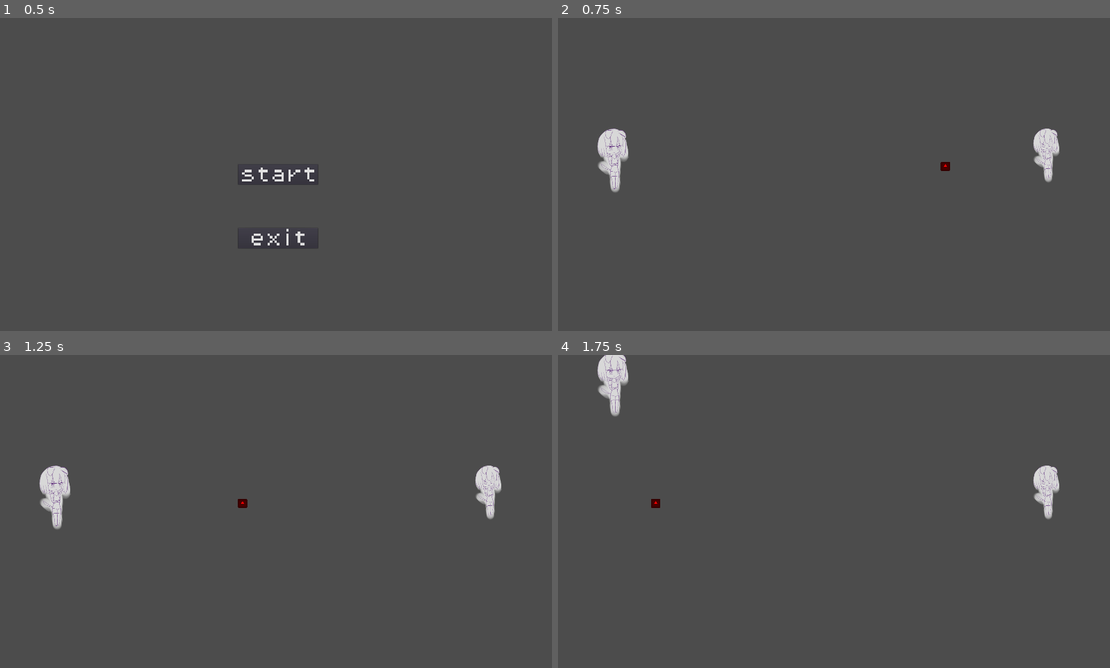
Above: before the commit, frames 1-4 (two rows, left to right).
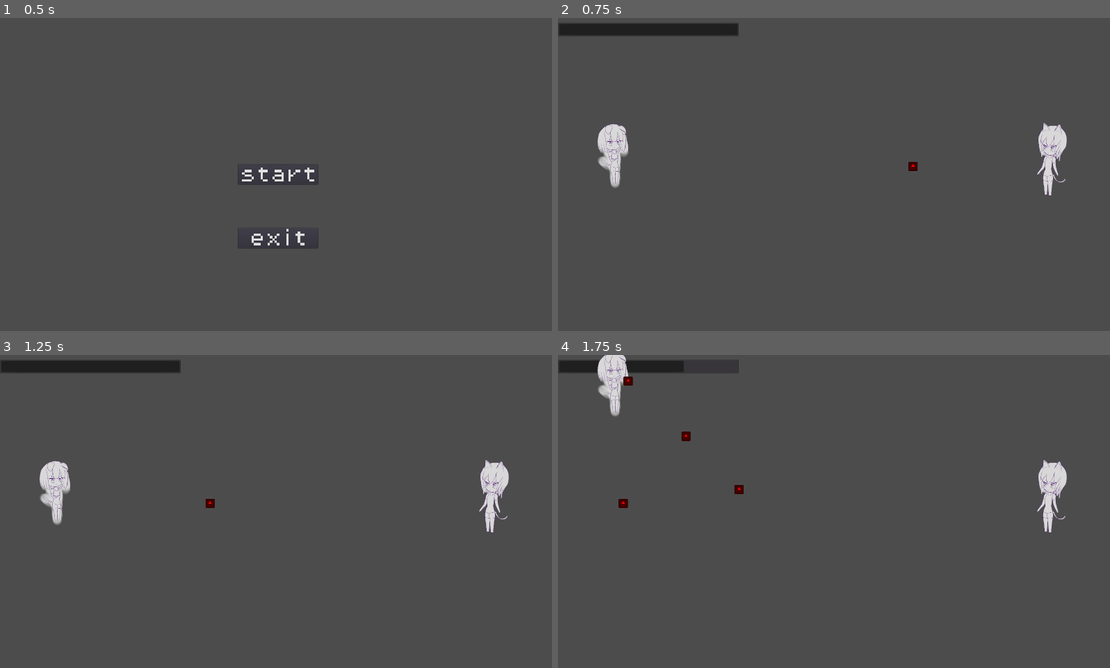
Above: after the commit, the same moments.

Repository: BeatMil/cat_vs_dog
Game: Godot game, scene res://scene/mainmenu.tscn
Same seed, same stepped clock (60 frames per second), same inputs: the game is played once before the commit and once after it. The engine's default icon, where the game draws it, is replaced by a stand-in: a white triangle on a blue panel in a dark square.
Inputs:
- Up to frame 1 (0.5 s): no input
- Up to frame 2 (0.75 s): click "start" at 0.5 s
- Up to frame 3 (1.25 s): no input
- Up to frame 4 (1.75 s): hold O (p1_up) from 1.28 s (still down); hold E (p1_attack) from 1.28 s (still down)

Frame 1 is identical in both runs. In frame 2, 2.4% of the frame differs, in the area x 0-93%, y 1-57%; in frame 3, 2.4%; in frame 4, 1.5%.

Commit message:
added normal_attack and hp_bar

Diff:
--- a/prefabs/normal_attack.tscn
+++ b/prefabs/normal_attack.tscn
@@ -24,3 +24,6 @@
 modulate = Color( 1, 0, 0, 1 )
 scale = Vector2( 0.5, 0.5 )
 texture = ExtResource( 1 )
+
+[node name="VisibilityNotifier2D" type="VisibilityNotifier2D" parent="."]
+[connection signal="screen_exited" from="VisibilityNotifier2D" to="." method="_on_VisibilityNotifier2D_screen_exited"]
--- a/scene/fight.tscn
+++ b/scene/fight.tscn
@@ -1,10 +1,12 @@
-[gd_scene load_steps=8 format=2]
+[gd_scene load_steps=9 format=2]
 
-[ext_resource path="res://prefabs/cat.tscn" type="PackedScene" id=1]
+[ext_resource path="res://media/cat/cat.png" type="Texture" id=1]
 [ext_resource path="res://prefabs/dog.tscn" type="PackedScene" id=2]
 [ext_resource path="res://script/fight.gd" type="Script" id=3]
 [ext_resource path="res://script/p1.gd" type="Script" id=4]
 [ext_resource path="res://prefabs/normal_attack.tscn" type="PackedScene" id=5]
+
+[sub_resource type="DynamicFont" id=3]
 
 [sub_resource type="RectangleShape2D" id=1]
 extents = Vector2( 10, 95.9996 )
@@ -15,43 +17,62 @@
 [node name="fight" type="Node2D"]
 script = ExtResource( 3 )
 
-[node name="p1" type="KinematicBody2D" parent="."]
-position = Vector2( 192, 480 )
+[node name="P1" type="Node2D" parent="."]
+
+[node name="hp_bar" type="ProgressBar" parent="P1"]
+margin_top = 16.0001
+margin_right = 624.0
+margin_bottom = 64.0001
+custom_fonts/font = SubResource( 3 )
+max_value = 10.0
+step = 1.0
+value = 10.0
+__meta__ = {
+"_edit_use_anchors_": false
+}
+
+[node name="p1" type="KinematicBody2D" parent="P1"]
+position = Vector2( 192, 464 )
 rotation = 0.00286608
 script = ExtResource( 4 )
 __meta__ = {
 "_edit_group_": true
 }
 
-[node name="dog" parent="p1" instance=ExtResource( 2 )]
+[node name="dog" parent="P1/p1" instance=ExtResource( 2 )]
 scale = Vector2( 0.5, 0.5 )
 
-[node name="ftime" type="Timer" parent="p1"]
+[node name="ftime" type="Timer" parent="P1/p1"]
 wait_time = 0.2
 one_shot = true
 
-[node name="dtime" type="Timer" parent="p1"]
+[node name="dtime" type="Timer" parent="P1/p1"]
 wait_time = 0.1
 one_shot = true
 
-[node name="vi_up" type="VisibilityNotifier2D" parent="p1"]
+[node name="vi_up" type="VisibilityNotifier2D" parent="P1/p1"]
 position = Vector2( -0.275146, -95.9996 )
 
-[node name="vi_down" type="VisibilityNotifier2D" parent="p1"]
+[node name="vi_down" type="VisibilityNotifier2D" parent="P1/p1"]
 position = Vector2( 0.366852, 127.999 )
 
-[node name="shape" type="CollisionShape2D" parent="p1"]
+[node name="shape" type="CollisionShape2D" parent="P1/p1"]
 position = Vector2( -127.954, 16.3668 )
 shape = SubResource( 1 )
 
+[node name="atk_timer" type="Timer" parent="P1/p1"]
+wait_time = 0.2
+
 [node name="p2" type="Node2D" parent="."]
-position = Vector2( 1680, 448 )
+position = Vector2( 1696, 496 )
 __meta__ = {
 "_edit_group_": true
 }
 
-[node name="cat" parent="p2" instance=ExtResource( 1 )]
-scale = Vector2( 0.5, 0.5 )
+[node name="cat" type="Sprite" parent="p2"]
+scale = Vector2( 0.5, 0.53125 )
+texture = ExtResource( 1 )
+flip_h = true
 
 [node name="upper_barricade" type="StaticBody2D" parent="."]
 position = Vector2( 336, 0 )
@@ -63,9 +84,6 @@
 position = Vector2( 624, 0 )
 shape = SubResource( 2 )
 
-[node name="normal_attack" parent="upper_barricade" instance=ExtResource( 5 )]
-position = Vector2( 1168, 512 )
-
 [node name="lower_barricade" type="StaticBody2D" parent="."]
 position = Vector2( 960, 1072 )
 __meta__ = {
@@ -74,7 +92,12 @@
 
 [node name="CollisionShape2D" type="CollisionShape2D" parent="lower_barricade"]
 shape = SubResource( 2 )
-[connection signal="timeout" from="p1/ftime" to="p1" method="_on_frame_window_timeout"]
-[connection signal="timeout" from="p1/dtime" to="p1" method="_on_dtime_timeout"]
-[connection signal="screen_exited" from="p1/vi_up" to="p1" method="_on_VisibilityNotifier2D_screen_exited"]
-[connection signal="screen_exited" from="p1/vi_down" to="p1" method="_on_vi_down_screen_exited"]
+
+[node name="normal_attack" parent="." instance=ExtResource( 5 )]
+position = Vector2( 1392, 512 )
+direction = -1
+[connection signal="timeout" from="P1/p1/ftime" to="P1/p1" method="_on_frame_window_timeout"]
+[connection signal="timeout" from="P1/p1/dtime" to="P1/p1" method="_on_dtime_timeout"]
+[connection signal="screen_exited" from="P1/p1/vi_up" to="P1/p1" method="_on_VisibilityNotifier2D_screen_exited"]
+[connection signal="screen_exited" from="P1/p1/vi_down" to="P1/p1" method="_on_vi_down_screen_exited"]
+[connection signal="timeout" from="P1/p1/atk_timer" to="P1/p1" method="_on_atk_timer_timeout"]
--- a/scene/test.tscn
+++ b/scene/test.tscn
@@ -1,6 +1,7 @@
-[gd_scene load_steps=4 format=2]
+[gd_scene load_steps=5 format=2]
 
 [ext_resource path="res://script/test_kine.gd" type="Script" id=1]
+[ext_resource path="res://script/test2.gd" type="Script" id=2]
 
 [sub_resource type="RectangleShape2D" id=1]
 extents = Vector2( 16, 10 )
@@ -9,6 +10,7 @@
 extents = Vector2( 416, 10 )
 
 [node name="Node2D" type="Node2D"]
+script = ExtResource( 2 )
 
 [node name="RigidBody2D" type="KinematicBody2D" parent="."]
 position = Vector2( 208, 144 )
--- a/script/character.gd
+++ b/script/character.gd
@@ -1,10 +1,16 @@
 extends Node2D
 
+
+onready	var hp_bar = $"../../hp_bar"
+
 func _ready():
+	print(hp_bar.name)
+	hp_bar.set_value(10)
 	pass
 
 
 func _on_body_area_entered(area):
 	if area.is_in_group("normal_attack"):
+		hp_bar.value -= 1
 		print("normal_attack")
 	pass # Replace with function body.
--- a/script/dog.gd
+++ b/script/dog.gd
@@ -6,27 +6,3 @@
 func _ready():
 	# start with idle animation
 	$AnimationPlayer.play("idle")
-
-
-func _physics_process(delta):
-	if Input.is_action_pressed("p1_attack"):
-		print("p1_attack")
-	pass
-
-
-func _on_head_body_entered(body):
-	# I'm trying to remember things alright??
-	# I dont know what to comment yet.
-	$AnimationPlayer.play("hurt")
-	$animation_timer.start()
-	print("head")
-
-func _on_body_body_entered(body):
-	$AnimationPlayer.play("hurt")
-	$animation_timer.start()
-	print("body")
-
-# play hurt animation for 0.5 sec then idle
-func _on_animation_timer_timeout():
-	if $AnimationPlayer.current_animation == "hurt":
-		$AnimationPlayer.play("idle")
--- a/script/normal_attack.gd
+++ b/script/normal_attack.gd
@@ -1,9 +1,16 @@
 extends Node2D
+export(int) var speed = 1000
+export(int, -1,1) var direction # 1 right, -1 left
 
 
 func _ready():
 	pass # Replace with function body.
 
 func _physics_process(_delta):
-	# move_local_y(Vector2.LEFT * delta)
-	move_local_x(-1000 * _delta)
+	move_local_x(speed * direction * _delta)
+	pass
+
+
+func _on_VisibilityNotifier2D_screen_exited():
+	queue_free()
+	pass # Replace with function body.
--- a/script/p1.gd
+++ b/script/p1.gd
@@ -5,6 +5,9 @@
 
 # const
 var motion = Vector2.ZERO
+var is_attacking = false
+const normal_attack = preload("res://prefabs/normal_attack.tscn")
+
 # dash
 const NEUTRAL = 0
 const UP = 1
@@ -40,7 +43,13 @@
 func _on_frame_window_timeout():
 	comm_reset()
 
-
+func spawn_normal_attack():
+	var cur_pos = $".".position
+	var attack = normal_attack.instance()
+	attack.name = "nor_atk"
+	attack.position = cur_pos
+	attack.direction = 1
+	$"..".add_child(attack)
 
 func _ready():
 	print("p1.gd")
@@ -48,8 +57,14 @@
 
 func _physics_process(_delta):
 	if state == WALK:
+		if Input.is_action_just_pressed("p1_attack"):
+			spawn_normal_attack()
+			$"atk_timer".start()
+		elif Input.is_action_just_released("p1_attack"):
+			$"atk_timer".stop()
 		if Input.is_action_pressed("p1_up") and Input.is_action_pressed("p1_down"):
 			comm_reset()
+			motion = Vector2.ZERO
 		elif Input.is_action_just_pressed("p1_up"):
 			# when player press up the ready_up change to true
 			# and then the timer start.
@@ -98,9 +113,5 @@
 	motion = Vector2.ZERO
 
 
-func _on_VisibilityNotifier2D_screen_exited():
-	print("reach top")
-
-
-func _on_vi_down_screen_exited():
-	print("reach bottom")
+func _on_atk_timer_timeout():
+	spawn_normal_attack()
--- /dev/null
+++ b/script/test2.gd
@@ -0,0 +1,14 @@
+extends Node2D
+
+const normal_attack = preload("res://prefabs/normal_attack.tscn")
+
+func _ready():
+	var attack = normal_attack.instance()
+	attack.name = "nor_atk"
+	attack.position = Vector2(960,560)
+	attack.direction = -1
+	self.add_child(attack)
+
+func _physics_process(_delta):
+	if Input.is_action_pressed("p1_up") and Input.is_action_pressed("p1_down"):
+		print("up_down pressed")
Not shown: 2 places in prefabs/character.tscn that only renumber resources
